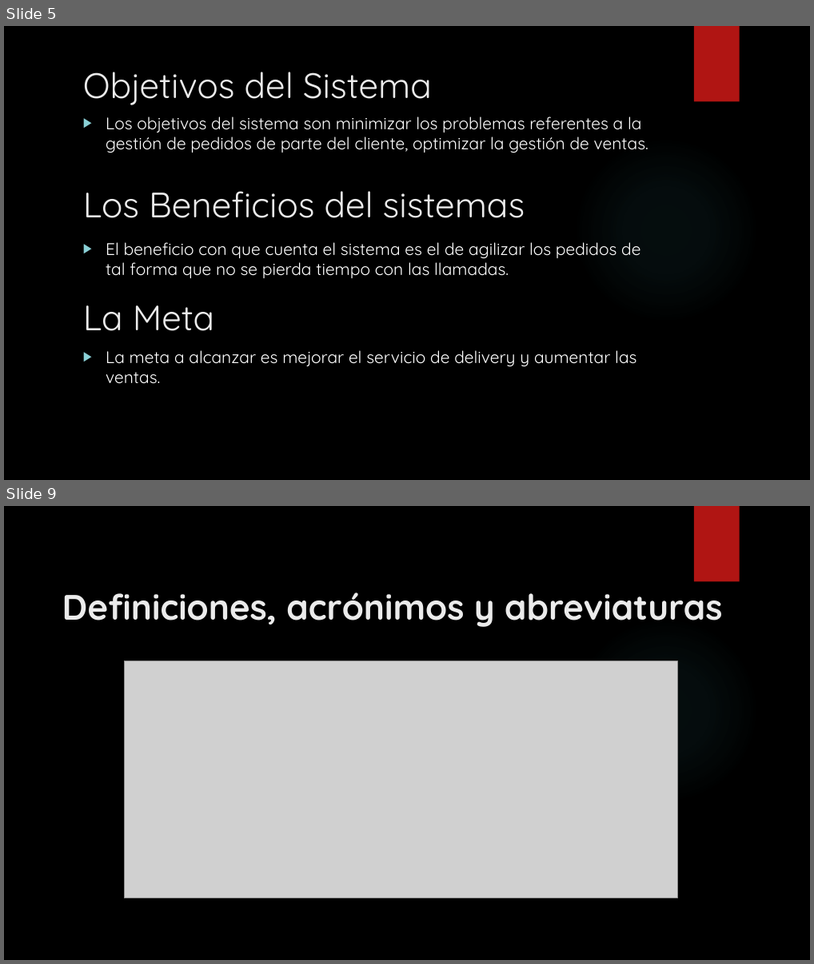
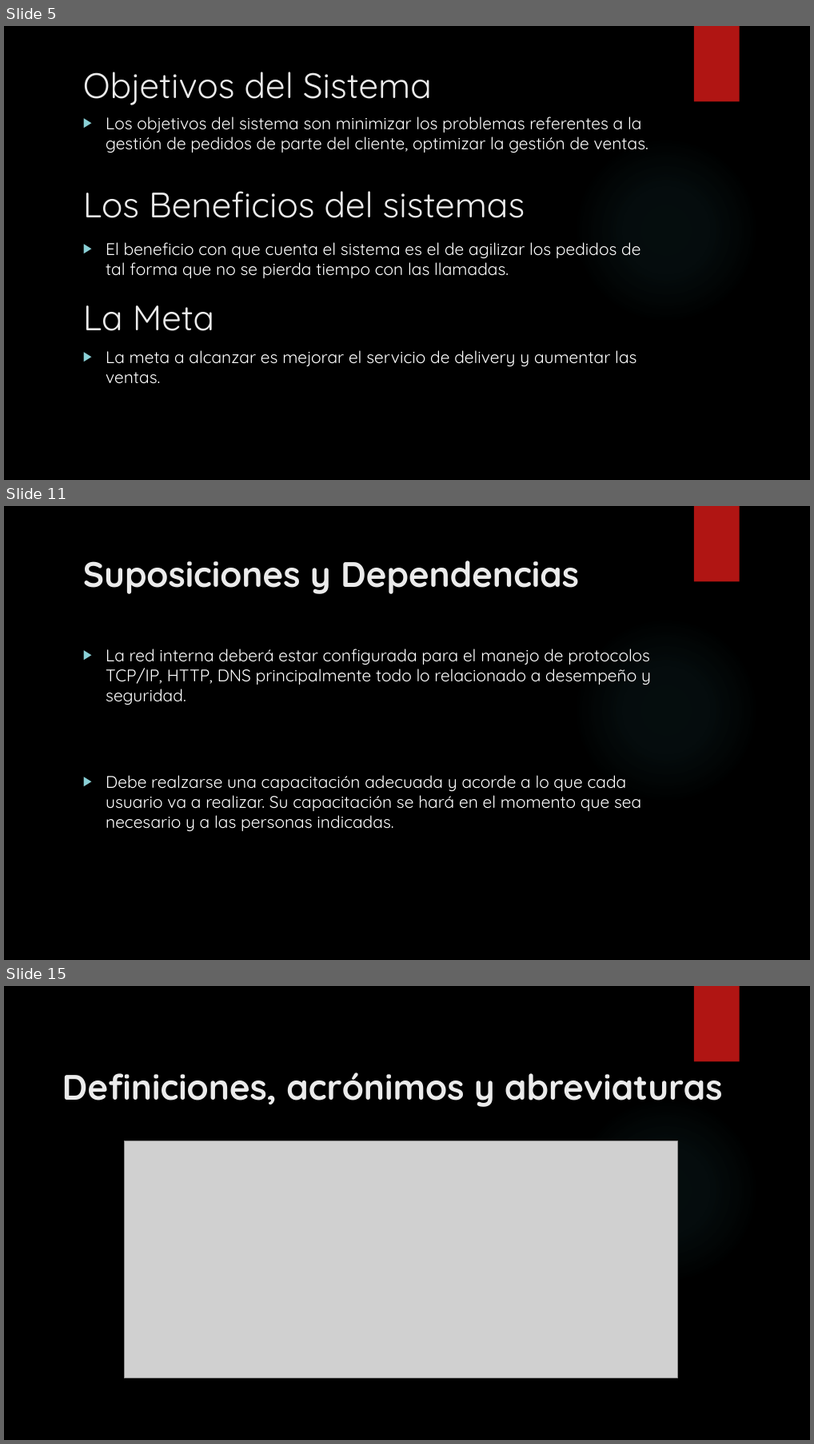
Before and after one commit to francben/proyectoDeliberyApp, a slide deck: Presentacion de Clase.pptx. Shown one above the other, each under a label of ours: slides 5 and 9 before the commit, slides 5, 11 and 15 after it; the slides between them are not shown. The pictures are 814x964 and 814x1444 pixels, drawn with LibreOffice and Linux fonts; fonts in the diff are those of the drawing; grey boxes stand for pictures; background and template pictures are left out. Boxes give left, top, right and bottom in pixels: in the first picture for what was removed or moved away, otherwise in the second. Text is boxed around its words. In the diff, an @@ line names an element or a change of style, - is before the commit and + after.

```diff
--- a/Presentacion de Clase.pptx
+++ b/Presentacion de Clase.pptx
@@ slide 11 added at <box>4,506,810,960</box>, background picture (left out); not listed: 2 template elements that a slide beside it also shows @@
@@ title added at <box>83,560,579,594</box>, 42 pt, text #EBEBEB, bold @@
+Suposiciones y Dependencias
@@ text added at <box>106,648,651,832</box>, 20 pt, text #FFFFFF @@
+▶ La red interna deberá estar configurada para el manejo de protocolos TCP/IP, HTTP, DNS principalmente todo lo relacionado a desempeño y seguridad.
+▶ Debe realzarse una capacitación adecuada y acorde a lo que cada usuario va a realizar. Su capacitación se hará en el momento que sea necesario y a las personas indicadas.
@@ what was slide 9 is now slide 15 @@
```
Also in this commit, not shown: 1 slide changed, 5 other slides added.
